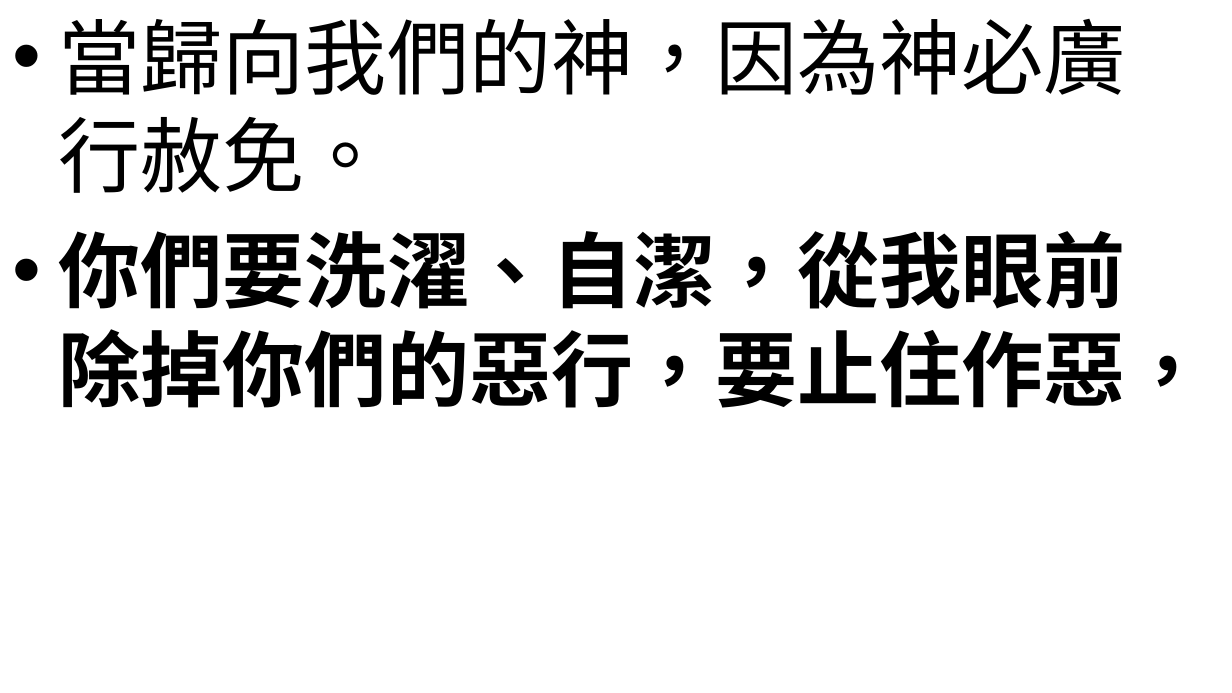
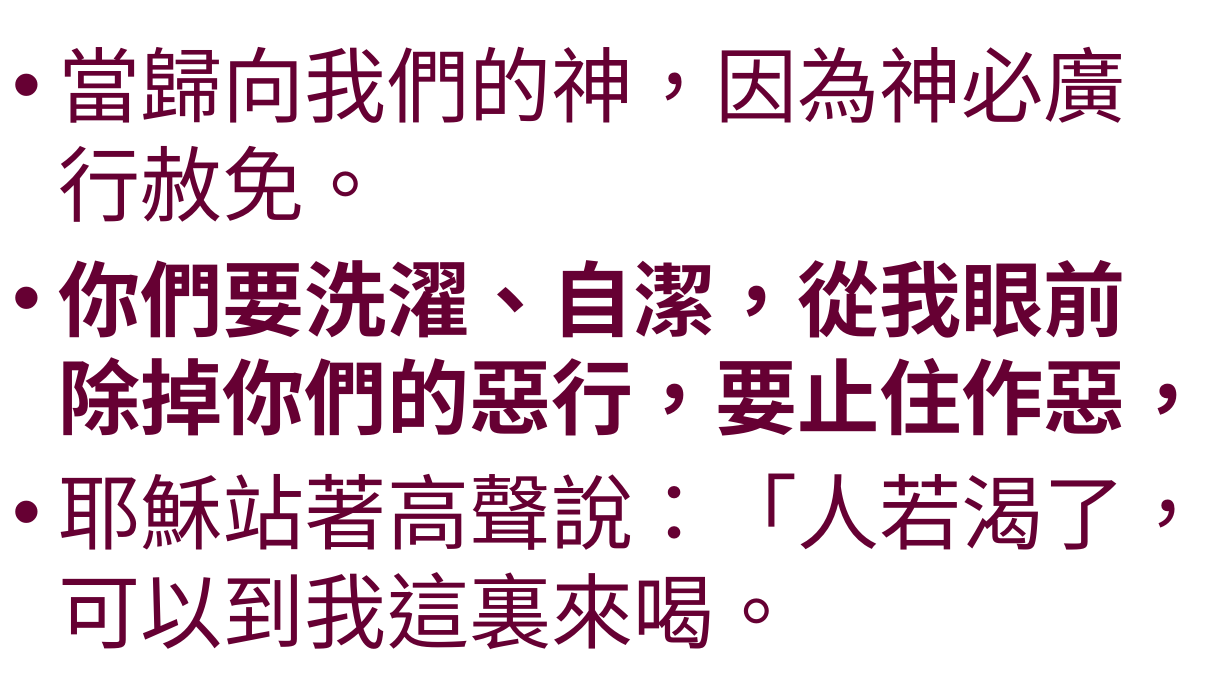
Before and after one commit to batisuoc/worship-resources, a slide deck: slide 3 of 26神的呼召.pptx. Drawn at 1232x693 pixels with LibreOffice and Linux fonts; fonts in the diff are those of the drawing; background and template pictures are left out. Boxes give left, top, right and bottom in pixels: in the first picture for what was removed or moved away, otherwise in the second. Text is boxed around its words. In the diff, an @@ line names an element or a change of style, - is before the commit and + after.

```diff
--- a/26神的呼召.pptx
+++ b/26神的呼召.pptx
@@ text "當歸向我們的神，因為神必廣行赦免。" at (x1=59, y1=46, x2=1209, y2=649): vertical alignment top to middle @@
@@ text at (x1=59, y1=46, x2=1209, y2=436): font Noto Sans CJK TC to Noto Sans CJK SC, text colour #000000 to #660033 in "當歸向我們的神，因為神必廣行赦免。", "你們要洗濯、自潔，從我眼前除掉你們的惡行，要止住作惡，" @@
@@ text at (x1=59, y1=473, x2=1209, y2=649): paragraph added @@
+• 耶穌站著高聲說：「人若渴了，可以到我這裏來喝。
```
Also in this commit, not shown: 5 other slides changed.
